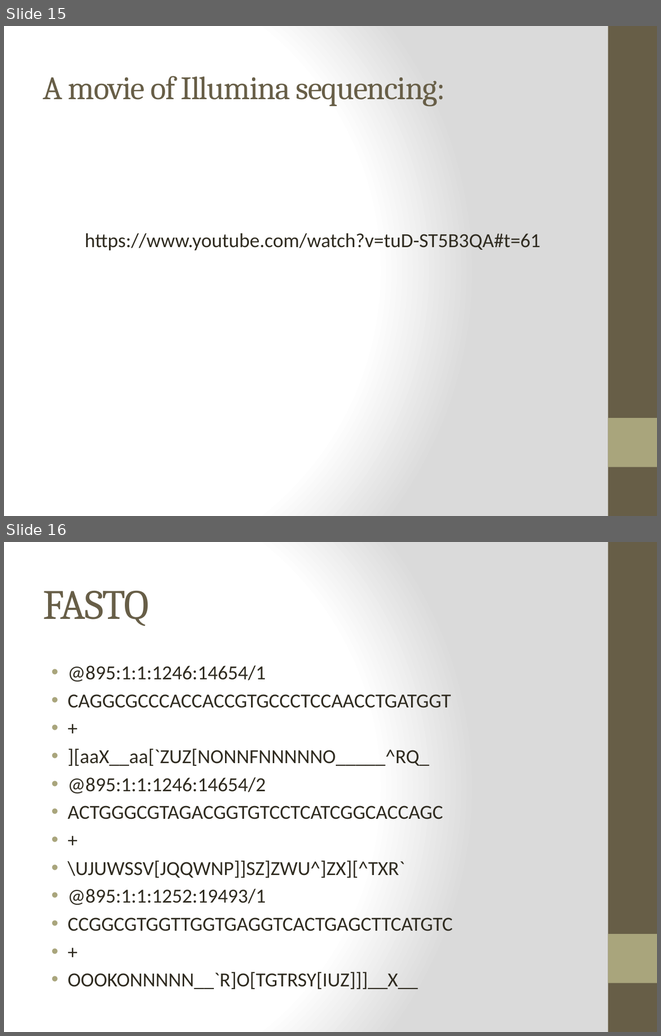
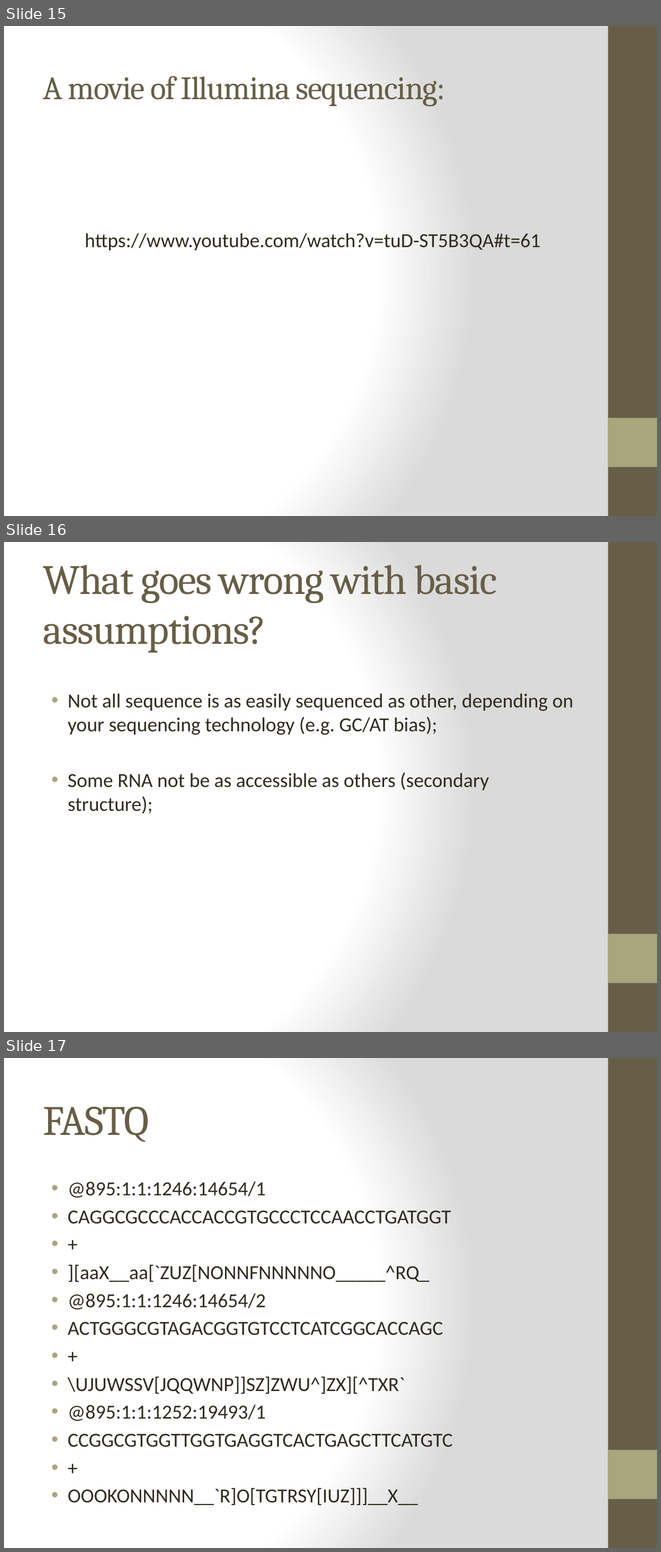
Before and after one commit to ngs-docs/angus, a slide deck: files/2015-lecture2-sequencing.pptx. Shown one above the other, each under a label of ours: slides 15 and 16 before the commit, slides 15, 16 and 17 after it. The pictures are 661x1036 and 661x1552 pixels, drawn with LibreOffice and Linux fonts; fonts in the diff are those of the drawing. Boxes give left, top, right and bottom in pixels: in the first picture for what was removed or moved away, otherwise in the second. Text is boxed around its words. In the diff, an @@ line names an element or a change of style, - is before the commit and + after.

```diff
--- a/files/2015-lecture2-sequencing.pptx
+++ b/files/2015-lecture2-sequencing.pptx
@@ slide 16 added at (4, 542, 657, 1032), background gradient #FFFFFF to #DADADA; not listed: 2 template elements that a slide beside it also shows @@
@@ title added at (43, 565, 497, 653), 46 pt, text #675E47 @@
+What goes wrong with basic assumptions?
@@ text added at (68, 694, 574, 813), 22 pt, text #2F2B20 @@
+• Not all sequence is as easily sequenced as other, depending on your sequencing technology (e.g. GC/AT bias);
+• Some RNA not be as accessible as others (secondary structure);
@@ what was slide 16 is now slide 17 @@
```
Also in this commit, not shown: 6 slides changed.
